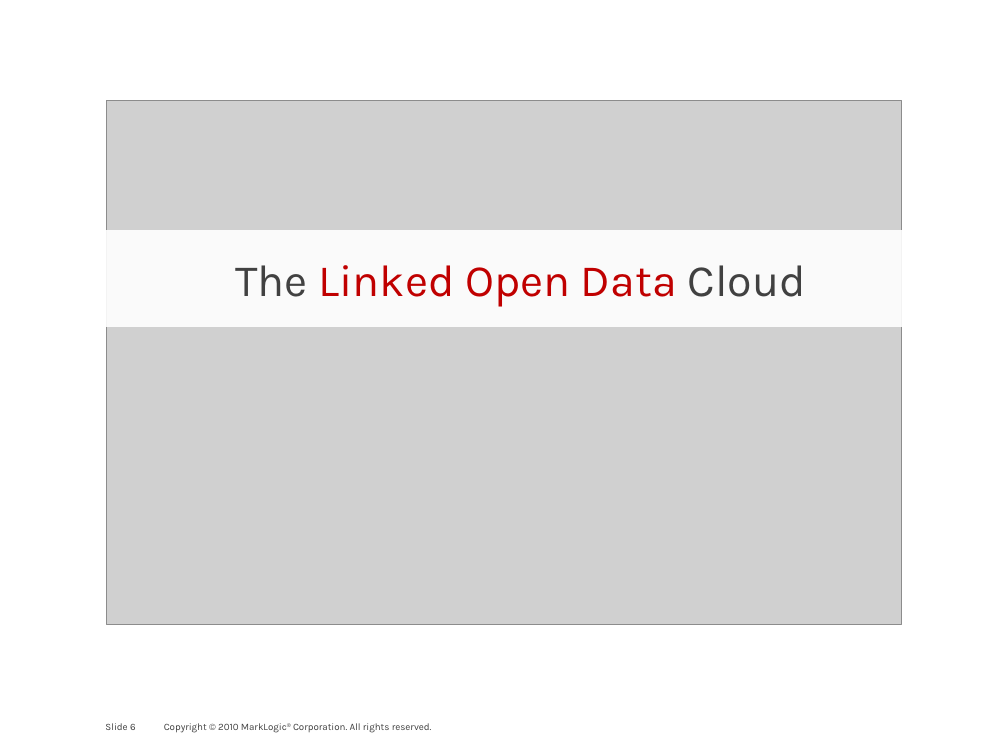
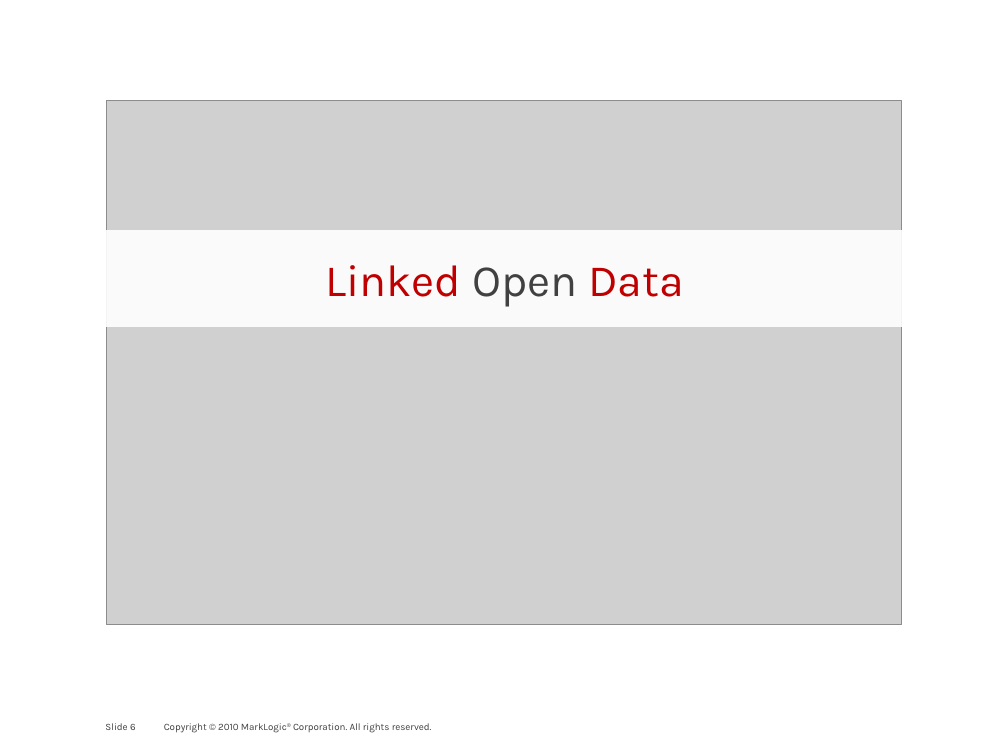
Before and after one commit to philipfennell/grasp, a slide deck: slide 6 of docs/marklogic_and_the_linked-data_connection.pptx. Drawn at 1008x756 pixels with LibreOffice and Linux fonts; fonts in the diff are those of the drawing; grey boxes stand for pictures; background and template pictures are left out. Boxes give left, top, right and bottom in pixels: in the first picture for what was removed or moved away, otherwise in the second. Text is boxed around its words. In the diff, an @@ line names an element or a change of style, - is before the commit and + after.

```diff
--- a/docs/marklogic_and_the_linked-data_connection.pptx
+++ b/docs/marklogic_and_the_linked-data_connection.pptx
@@ rectangle "Linked Open Data": place and size @@
-rectangle "Linked Open Data" at [93,230,950,327]
+rectangle "Linked Open Data" at [77,230,933,327]
@@ text in rectangle at [325,265,684,307]: text changed @@
-The Linked Open Data Cloud
+Linked Open Data
```
Also in this commit, not shown: 1 other slide changed, 1 slide added, 1 other file.
